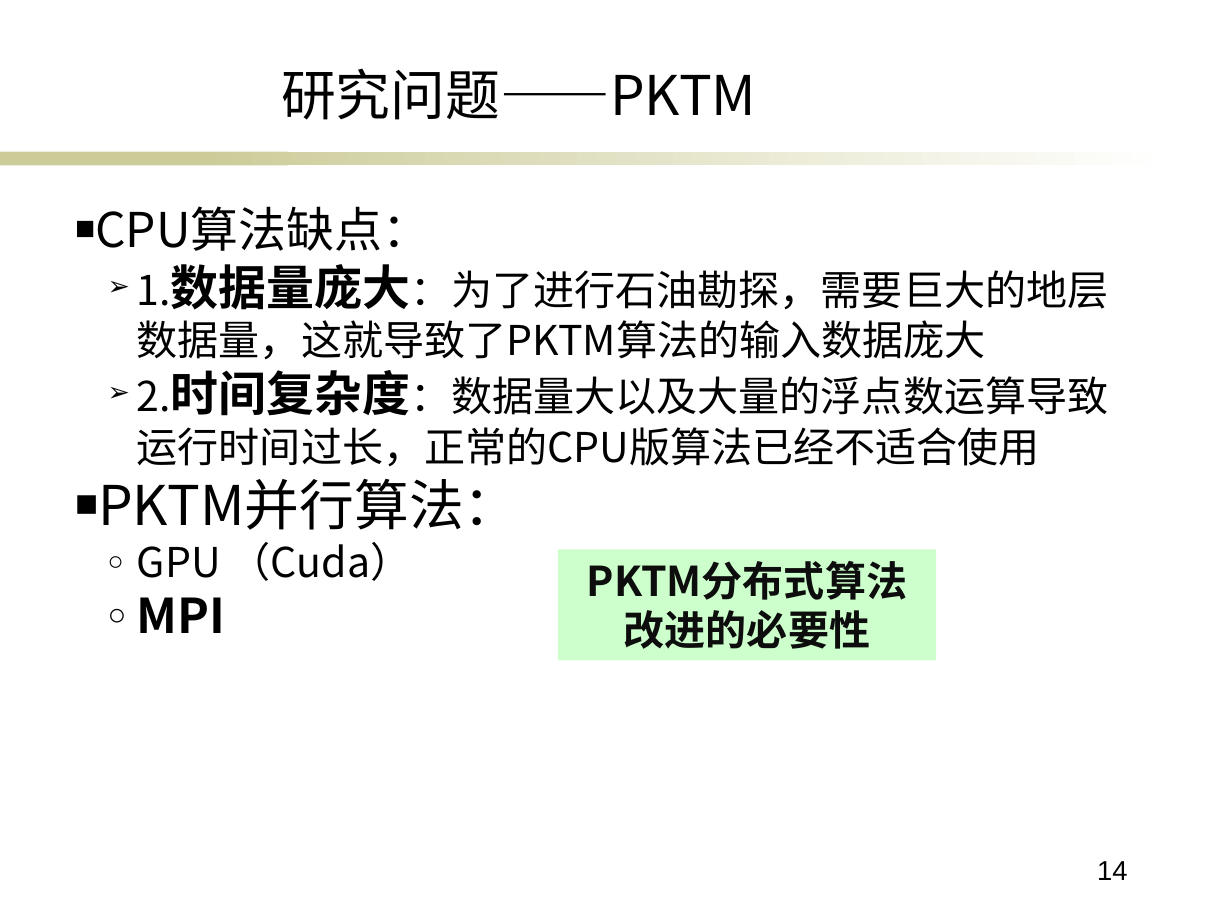
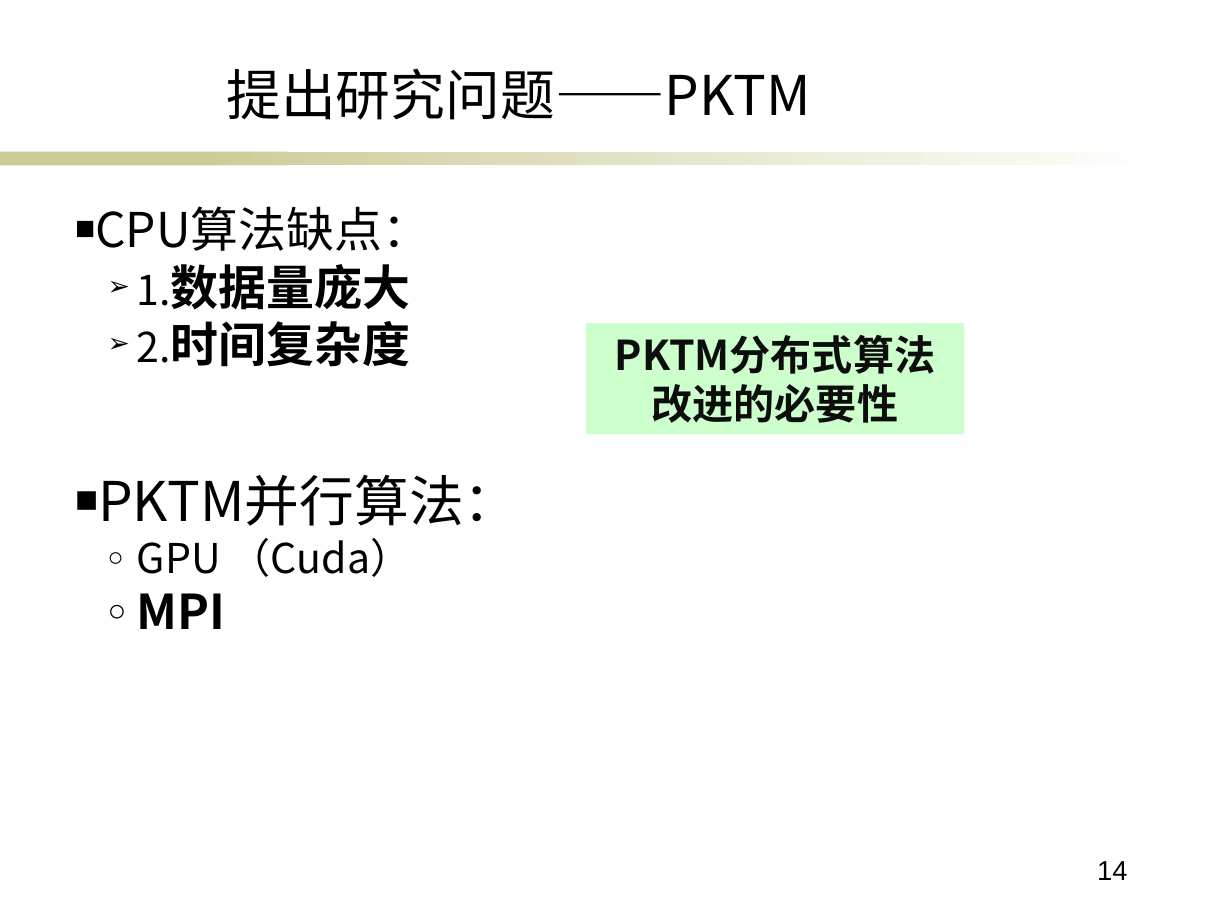
Before and after one commit to ericsonyc/paper, a slide deck: slide 14 of 毕业答辩.pptx. Drawn at 1232x924 pixels with LibreOffice and Linux fonts; fonts in the diff are those of the drawing; background and template pictures are left out. Boxes give left, top, right and bottom in pixels: in the first picture for what was removed or moved away, otherwise in the second. Text is boxed around its words. In the diff, an @@ line names an element or a change of style, - is before the commit and + after.

```diff
--- a/毕业答辩.pptx
+++ b/毕业答辩.pptx
@@ text at [226,68,811,120]: text changed @@
-研究问题——PKTM
+提出研究问题——PKTM
@@ text at [137,264,410,367]: text changed; size 24 to 28 pt; bold on @@
-  ➢ 1.数据量庞大：为了进行石油勘探，需要巨大的地层数据量，这就导致了PKTM算法的输入数据庞大
-  ➢ 2.时间复杂度：数据量大以及大量的浮点数运算导致运行时间过长，正常的CPU版算法已经不适合使用
+  ➢ 1.数据量庞大
+  ➢ 2.时间复杂度
@@ rectangle "PKTM分布式算法改进的必要性": place and size @@
-rectangle "PKTM分布式算法改进的必要性" at [558,549,936,660]
+rectangle "PKTM分布式算法改进的必要性" at [586,323,965,434]
```
Also in this commit, not shown: 8 other slides changed, 1 other file.
